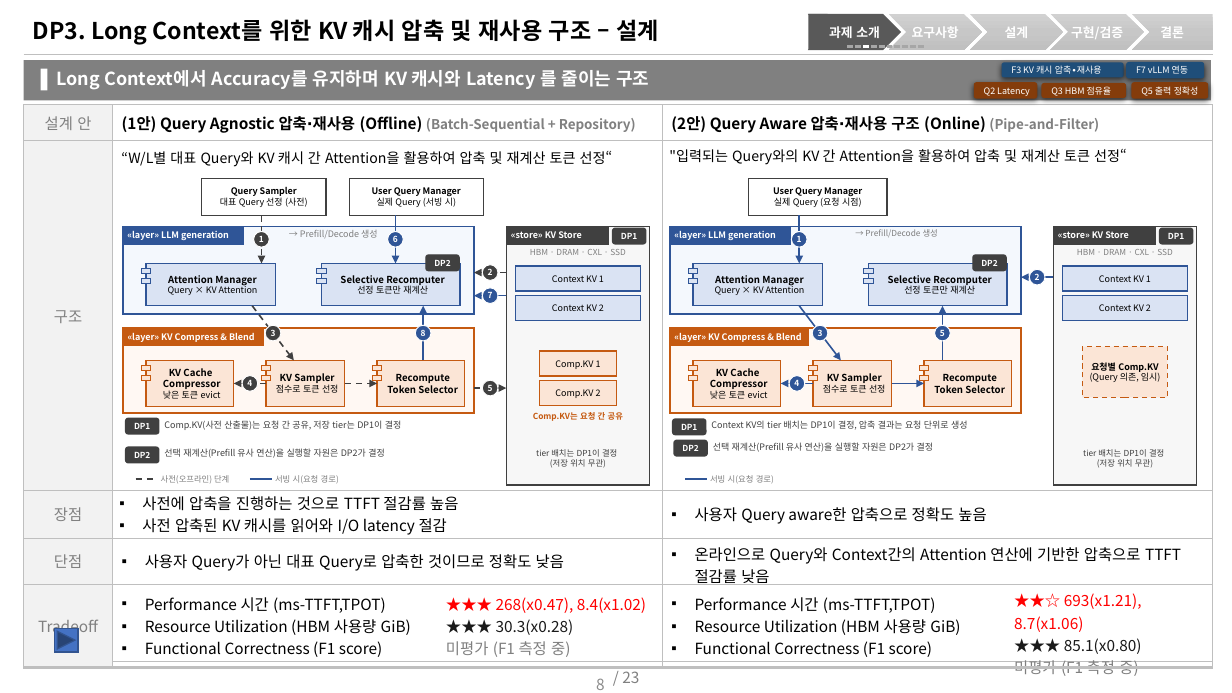
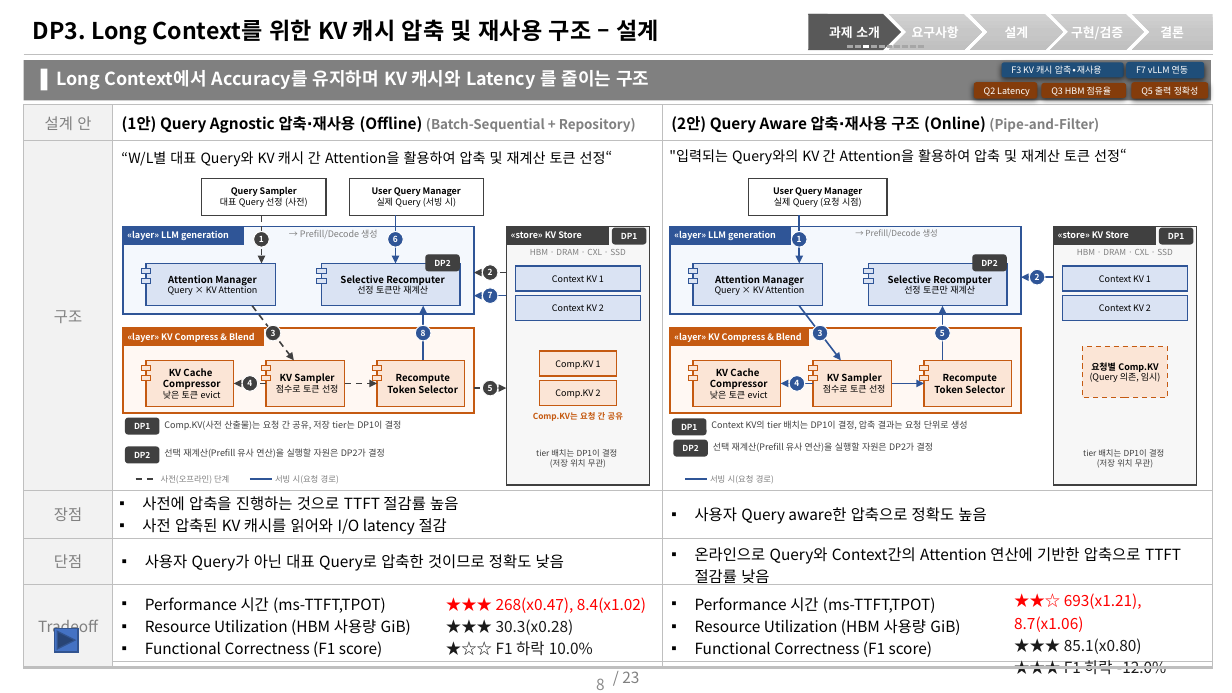
Before and after one commit to mkim0628/vllm, a slide deck: slide 8 of doc-mk/DP-overview-qa-unified.pptx. Drawn at 1232x693 pixels with LibreOffice and Linux fonts; fonts in the diff are those of the drawing. Boxes give left, top, right and bottom in pixels: in the first picture for what was removed or moved away, otherwise in the second. Text is boxed around its words. In the diff, an @@ line names an element or a change of style, - is before the commit and + after.

```diff
--- a/doc-mk/DP-overview-qa-unified.pptx
+++ b/doc-mk/DP-overview-qa-unified.pptx
@@ table at box(24, 104, 1213, 678) @@
-row 5, column 3: ★★★ 268(x0.47), 8.4(x1.02) / ★★★ 30.3(x0.28) / 미평가 (F1 측정 중)
+row 5, column 3: ★★★ 268(x0.47), 8.4(x1.02) / ★★★ 30.3(x0.28) / ★☆☆ F1 하락 10.0%
-row 5, column 5: ★★☆ 693(x1.21), 8.7(x1.06) / ★★★ 85.1(x0.80) / 미평가 (F1 측정 중)
+row 5, column 5: ★★☆ 693(x1.21), 8.7(x1.06) / ★★★ 85.1(x0.80) / ★★★ F1 하락 -12.0%
```
Also in this commit, not shown: 2 other slides changed, 5 other files.
